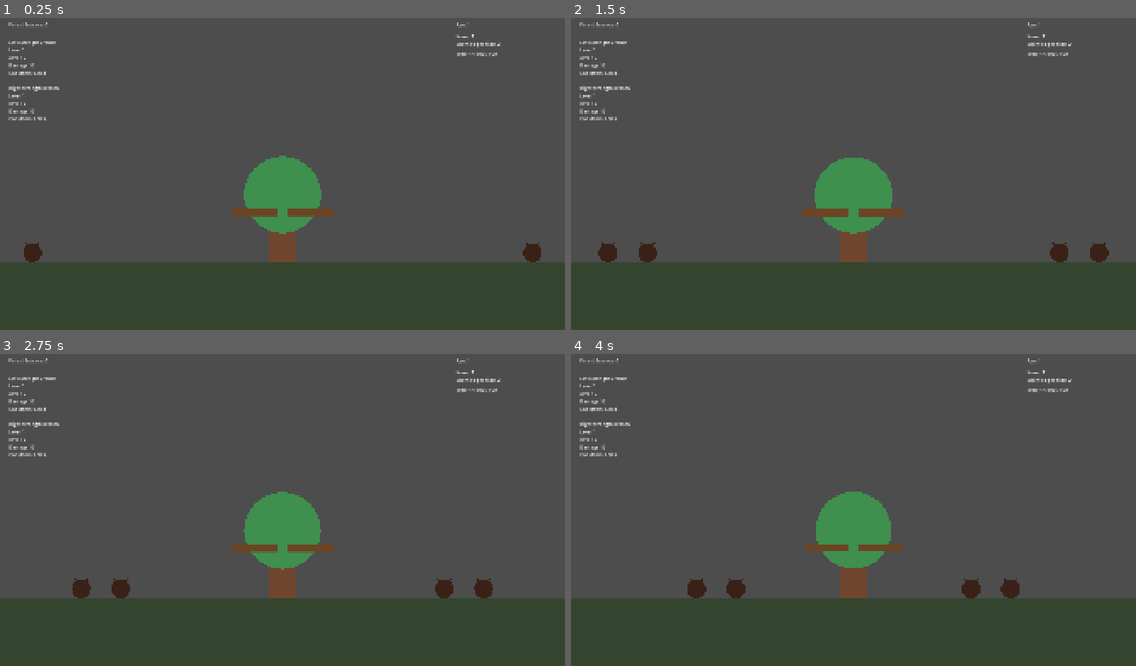
Above: before the commit, frames 1-4 (two rows, left to right).
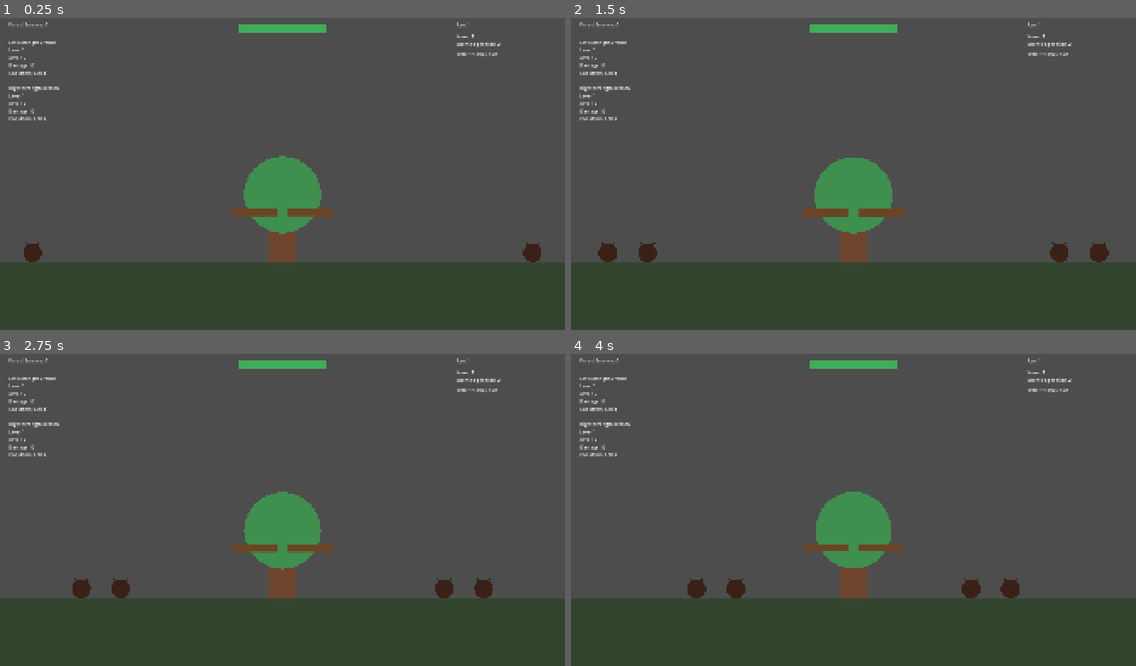
Above: after the commit, the same moments.

Repository: Triggggie/tree-guardian
Game: Godot game, scene res://scenes/main_world.tscn
The game is run twice, just before and just after one commit, with the same random seed, the same clock (stepped at 60 frames per second) and the same inputs.
Inputs:
- Up to frame 1 (0.25 s): no input
- Up to frame 2 (1.5 s): no input
- Up to frame 3 (2.75 s): no input
- Up to frame 4 (4 s): no input

The runs differ from the first frame. In frame 1, 0.4% of the frame differs, in the area x 42-58%, y 2-5%; in frame 2, 0.4%; in frame 3, 0.4%; in frame 4, 0.4%.

Commit message:
Add tree health bar

Diff:
--- a/scenes/main_world.tscn
+++ b/scenes/main_world.tscn
@@ -9,6 +9,13 @@
 [ext_resource type="Script" uid="uid://bm136sm58fk77" path="res://scripts/wave_label.gd" id="6_emumq"]
 [ext_resource type="Script" uid="uid://dgw3st57bcnrx" path="res://scripts/health_label.gd" id="7_5irk3"]
 [ext_resource type="Script" uid="uid://c7o4hjqdlustk" path="res://scripts/game_over_panel.gd" id="8_wj2hs"]
+[ext_resource type="Script" uid="uid://cm1hp5r1nupd8" path="res://scripts/health_bar.gd" id="9_oa7qk"]
+
+[sub_resource type="StyleBoxFlat" id="StyleBoxFlat_kdq54"]
+bg_color = Color(0.12156863, 0.16470589, 0.13333334, 1)
+
+[sub_resource type="StyleBoxFlat" id="StyleBoxFlat_sr1c3"]
+bg_color = Color(0.24705882, 0.68235296, 0.3529412, 1)
 
 [node name="MainWorld" type="Node2D" unique_id=487831534]
 
@@ -111,6 +118,17 @@
 layout_mode = 2
 text = "Restart"
 
+[node name="HealthBar" type="ProgressBar" parent="UI" unique_id=421141441]
+offset_left = 810.0
+offset_top = 40.0
+offset_right = 1110.0
+offset_bottom = 68.0
+theme_override_styles/background = SubResource("StyleBoxFlat_kdq54")
+theme_override_styles/fill = SubResource("StyleBoxFlat_sr1c3")
+value = 100.0
+show_percentage = false
+script = ExtResource("9_oa7qk")
+
 [node name="Camera2D" type="Camera2D" parent="." unique_id=827092689]
 enabled = false
 
--- /dev/null
+++ b/scripts/health_bar.gd
@@ -0,0 +1,30 @@
+extends ProgressBar
+
+
+var tree_node: Node
+
+
+func _ready() -> void:
+	tree_node = get_tree().get_first_node_in_group("tree")
+
+	if tree_node == null:
+		value = 0.0
+		return
+
+	tree_node.health_changed.connect(
+		_on_health_changed
+	)
+
+	_on_health_changed(
+		tree_node.current_health,
+		tree_node.max_health
+	)
+
+
+func _on_health_changed(
+	current_health: float,
+	maximum_health: float
+) -> void:
+	min_value = 0.0
+	max_value = maximum_health
+	value = current_health
Not shown, added: scripts/health_bar.gd.uid
